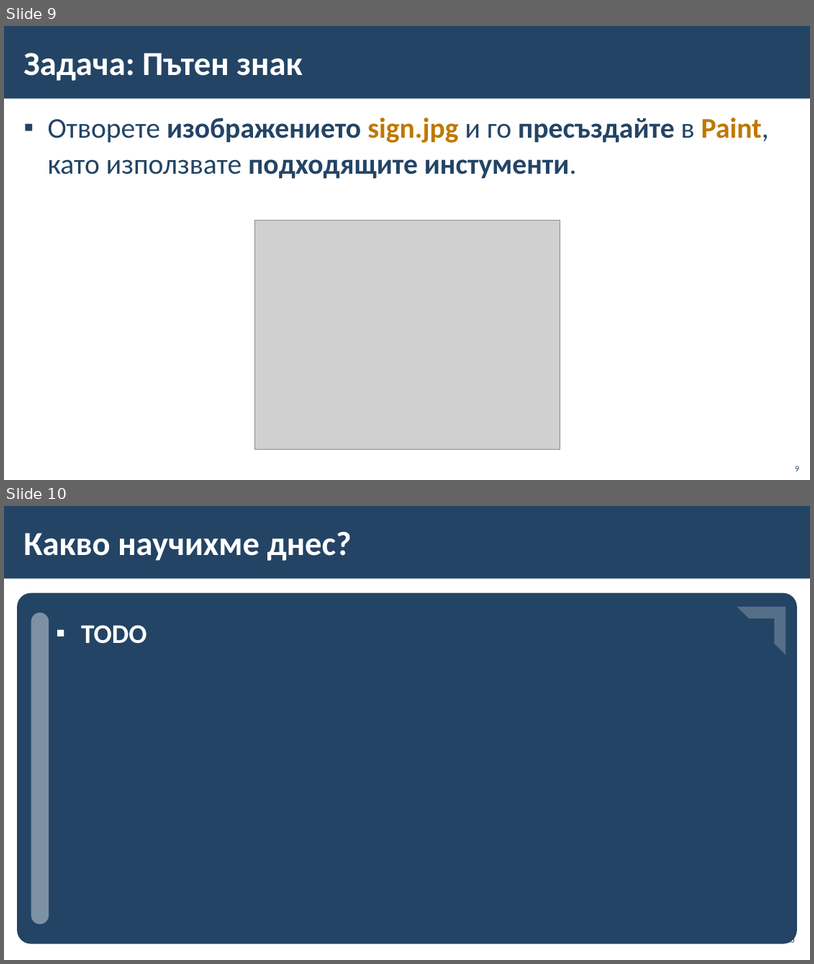
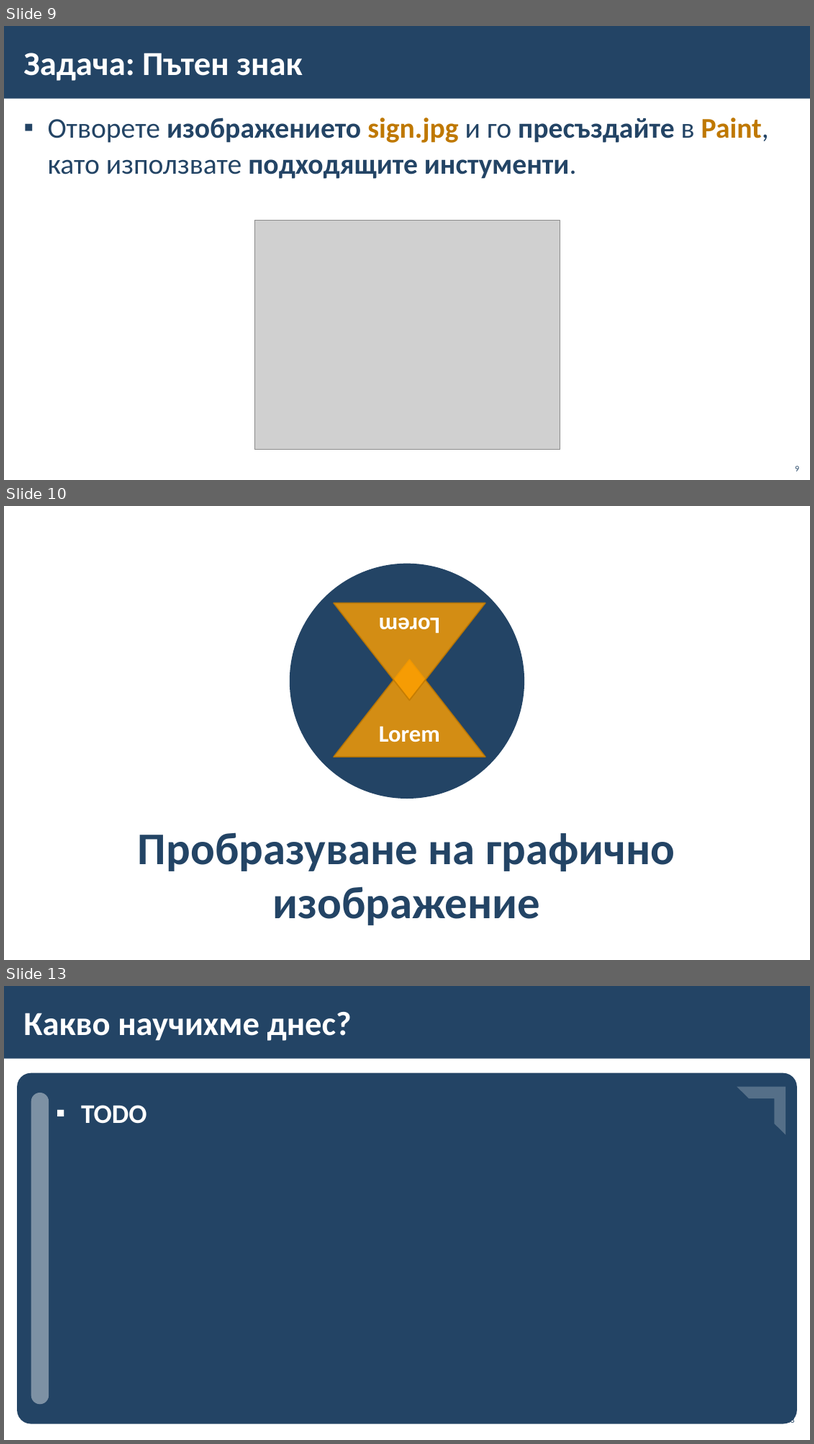
Before and after one commit to BG-IT-Edu/School-Programming, a slide deck: Courses/Computer-Modeling-and-IT/Computer-Modeling-and-IT-5-Class/14-Insert-Text-Into-a-Graphic-Image/14-Insert-Text-Into-a-Graphic-Image.pptx. Shown one above the other, each under a label of ours: slides 9 and 10 before the commit, slides 9, 10 and 13 after it; the slides between them are not shown. The pictures are 814x964 and 814x1444 pixels, drawn with LibreOffice and Linux fonts; fonts in the diff are those of the drawing; grey boxes stand for pictures; background and template pictures are left out. Boxes give left, top, right and bottom in pixels: in the first picture for what was removed or moved away, otherwise in the second. Text is boxed around its words. In the diff, an @@ line names an element or a change of style, - is before the commit and + after.

```diff
--- a/Courses/Computer-Modeling-and-IT/Computer-Modeling-and-IT-5-Class/14-Insert-Text-Into-a-Graphic-Image/14-Insert-Text-Into-a-Graphic-Image.pptx
+++ b/Courses/Computer-Modeling-and-IT/Computer-Modeling-and-IT-5-Class/14-Insert-Text-Into-a-Graphic-Image/14-Insert-Text-Into-a-Graphic-Image.pptx
@@ slide 10 added at (x1=4, y1=506, x2=810, y2=960), background #FFFFFF @@
@@ ellipse added at (x1=290, y1=564, x2=525, y2=799), fill #234465 @@
@@ triangle added at (x1=334, y1=602, x2=486, y2=700), fill #FFA000 at 80% opacity, outline #BF7800 1.5 pt, 28 pt, text #FFFFFF, bold @@
+Lorem
@@ triangle added at (x1=334, y1=659, x2=486, y2=757), fill #FFA000 at 80% opacity, outline #BF7800 1.5 pt, 28 pt, text #FFFFFF, bold @@
+Lorem
@@ title added at (x1=138, y1=832, x2=675, y2=925), 54 pt, text #234465, bold @@
+Пробразуване на графично изображение
@@ what was slide 10 is now slide 13 @@
```
Also in this commit, not shown: 1 slide changed, 2 other slides added.
